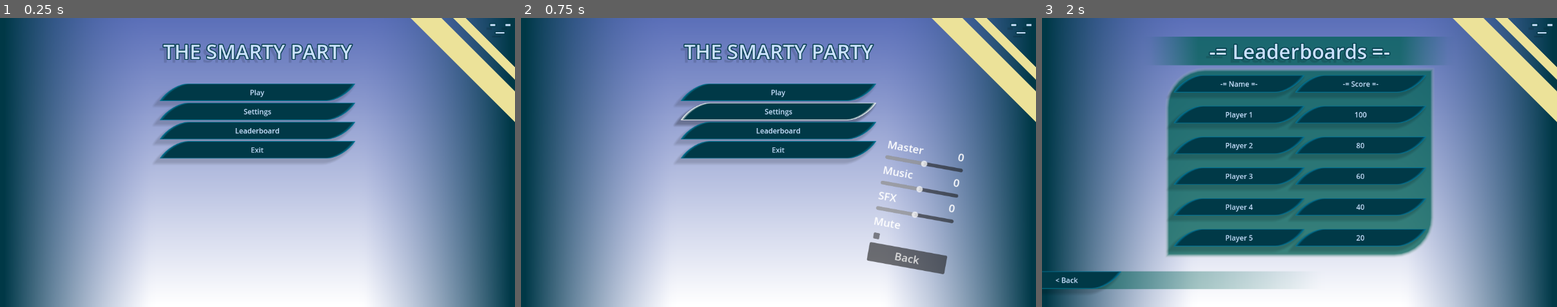
Above: before the commit, frames 1-3 (left to right).
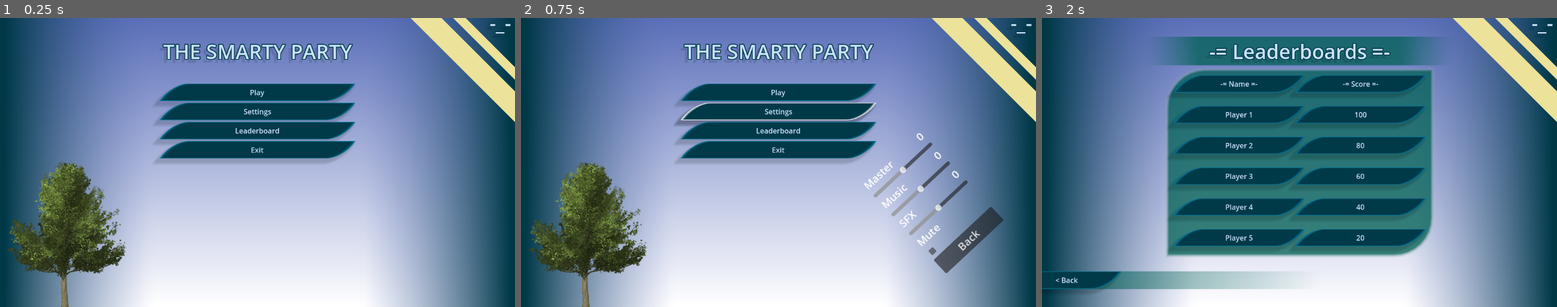
Above: after the commit, the same moments.

Repository: drigon573/The-Smarty-Party
Game: Godot game, scene res://Menus/MainMenu.tscn
Two runs of this game, one before a commit and one after it. Both use one fixed random seed, a clock stepped at 60 frames per second and the inputs below.
Inputs:
- Up to frame 1 (0.25 s): no input
- Up to frame 2 (0.75 s): click "Settings" at 0.5 s
- Up to frame 3 (2 s): click "Leaderboard" at 1.25 s

The runs differ from the first frame. In frame 1, 5.5% of the frame differs, in the area x 1-25%, y 49-100%; in frame 2, 9.0%, in the area x 1-94%, y 39-100%; in frame 3, nothing differs.

Commit message:
made the user experience more unique

Diff:
--- a/Menus/MainMenu.tscn
+++ b/Menus/MainMenu.tscn
@@ -7,6 +7,7 @@
 [ext_resource type="AudioStream" uid="uid://do5my8r2nne1k" path="res://Assets/spongebob-fail.mp3" id="5_cgase"]
 [ext_resource type="AudioStream" uid="uid://wmotssklbkru" path="res://Assets/eagle-rahhh.mp3" id="5_lcyuw"]
 [ext_resource type="PackedScene" uid="uid://dm520ml31opda" path="res://Menus/settings.tscn" id="7_asc4w"]
+[ext_resource type="Texture2D" uid="uid://cnkhjryjhvncw" path="res://Assets/pngtree-isolated-ginko-tree-png-png-image_6095192.png" id="8_pop3a"]
 
 [sub_resource type="Gradient" id="Gradient_pumre"]
 colors = PackedColorArray(1, 1, 1, 1, 1, 1, 1, 0)
@@ -135,6 +136,10 @@
 label_settings = SubResource("LabelSettings_852w5")
 horizontal_alignment = 1
 vertical_alignment = 1
+
+[node name="Pngtree-isolated-ginko-tree-png-png-image6095192" type="Sprite2D" parent="."]
+position = Vector2(150, 490)
+texture = ExtResource("8_pop3a")
 
 [node name="Main Menu" type="Control" parent="."]
 layout_mode = 3
--- a/Menus/main_menu.gd
+++ b/Menus/main_menu.gd
@@ -16,6 +16,7 @@
 @onready var wrong = $Question/Incorrect
 @onready var wrongPlayer = $"Question/Incorrect/Wrong Player"
 @onready var questionBox = $Question/Label
+@onready var tree = $"Pngtree-isolated-ginko-tree-png-png-image6095192"
 
 @onready var correctAnswer
 @onready var questionCounter: int = 0
@@ -28,12 +29,14 @@
 	#get_window().position = Vector2i(2000, 750)
 
 	mainMenu.visible = true
+	tree.visible = true
 	question.visible = false
 	correct.visible = false
 	wrong.visible = false
 
 func _on_back_button_pressed() -> void:
 	mainMenu.visible = true
+	tree.visible = true
 	question.visible = false
 	leaderboard.visible = false
 
@@ -41,6 +44,7 @@
 func _on_play_pressed() -> void:
 	mainMenu.visible = false
 	question.visible = true
+	tree.visible = false
 	questionCounter += 1
 	questionBox.text = " -= Question #" + str(questionCounter) + " =- "
 	randomCoords()
@@ -164,11 +168,15 @@
 	questionTotal.remove_at(inty)
 
 func _on_settings_pressed() -> void:
+	#rotatino was set to 10.3
+	var rotation = randf_range(0, 359)
+	$Settings.rotation = rotation
 	settings.visible = true
 
 func _on_leaderboard_pressed() -> void:
 	leaderboard.visible = true
 	mainMenu.visible = false
+	tree.visible = false
 	settings.visible = false
 
 func _on_exit_pressed() -> void:
--- a/Menus/settings.gd
+++ b/Menus/settings.gd
@@ -1,8 +1,8 @@
 extends Control
 
-var master_volume: int = 0
-var music_volume: int = 0
-var sfx_volume: int = 0
+var master_volume = 0
+var music_volume = 0
+var sfx_volume = 0
 @onready var masterVolumeSlider = $"MarginContainer/VBoxContainer/Master Volume Slider"
 
 func _ready():
--- a/Menus/settings.tscn
+++ b/Menus/settings.tscn
@@ -60,7 +60,7 @@
 focus_next = NodePath("../Music Volume Slider")
 min_value = -20.0
 max_value = 20.0
-step = 5.0
+step = 0.001
 
 [node name="Music Volume" type="Label" parent="MarginContainer/VBoxContainer"]
 layout_mode = 2
@@ -83,7 +83,7 @@
 focus_previous = NodePath("../Master Volume Slider")
 min_value = -20.0
 max_value = 20.0
-step = 5.0
+step = 0.001
 
 [node name="SFX Music" type="Label" parent="MarginContainer/VBoxContainer"]
 layout_mode = 2
@@ -106,7 +106,7 @@
 focus_previous = NodePath("../Music Volume Slider")
 min_value = -20.0
 max_value = 20.0
-step = 5.0
+step = 0.001
 
 [node name="MuteLabel" type="Label" parent="MarginContainer/VBoxContainer"]
 layout_mode = 2
Binary file added: Assets/pngtree-isolated-ginko-tree-png-png-image_6095192.png
Not shown, added: Assets/pngtree-isolated-ginko-tree-png-png-image_6095192.png.import
Not shown: 1 places in Menus/MainMenu.tscn that only renumber resources
